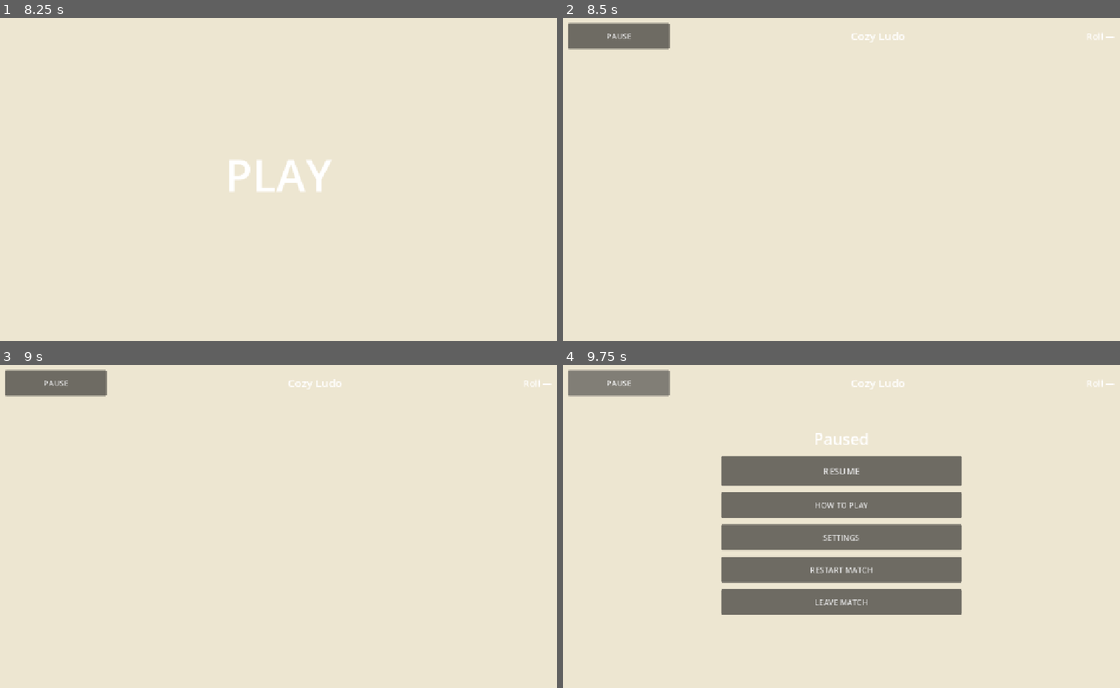
Above: before the commit, frames 1-4 (two rows, left to right).
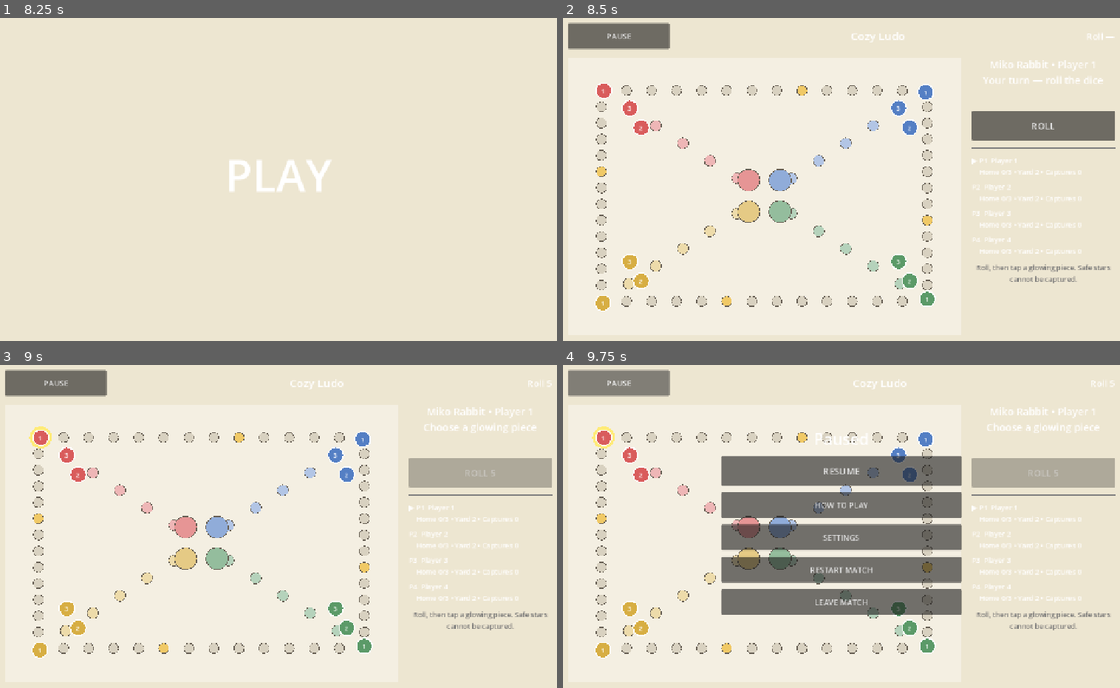
Above: after the commit, the same moments.

Repository: codehaivl-dotcom/CozyUni
Game: Godot game, scene res://scenes/app/AppRoot.tscn
Two runs of this game, one before a commit and one after it. Both use one fixed random seed, a clock stepped at 60 frames per second and the inputs below.
Inputs (mouse positions are in pixels of both pictures, inside the frame that each line leads up to):
- Up to frame 1 (8.25 s): click "Cozy Ludo BOARD PREVIEW 2–4 P…" at 0.5 s; click "PLAY" at 1.25 s; click "CONTINUE" at 2 s; click "START" at 2.75 s; click "NEXT" at 3.5 s; click "NEXT" at 4.25 s; click "NEXT" at 5 s; click "SKIP TUTORIAL" at 5.75 s; move the mouse to (406, 156) at 6.52 s; click (406, 156) at 6.67 s; move the mouse to (161, 192) at 7.27 s; click (161, 192) at 7.42 s; tap Enter at 8 s; move the mouse to (339, 101) at 8.02 s; click (339, 101) at 8.17 s
- Up to frame 2 (8.5 s): no input
- Up to frame 3 (9 s): click (479, 471) at 8.75 s, where only the run after the commit has a clickable "ROLL"
- Up to frame 4 (9.75 s): click "PAUSE" at 9.5 s

Frame 1 is identical in both runs. In frame 2, 7.5% of the frame differs, in the area x 5-100%, y 13-91%; in frame 3, 7.7%, in the area x 5-100%, y 4-91%; in frame 4, 7.3%.
Error before the commit: Parse Error: Cannot infer the type of "lane_color" variable because the value doesn't have a set type. (res://src/ui/ludo/ludo_board_view.gd:64)

Commit message:
Fix typed player color array for Godot 4.7.2

Diff:
--- a/src/ui/ludo/ludo_board_view.gd
+++ b/src/ui/ludo/ludo_board_view.gd
@@ -3,7 +3,7 @@
 
 signal piece_selected(piece_index: int)
 
-const PLAYER_COLORS := [
+const PLAYER_COLORS: Array[Color] = [
 	Color("d95c5c"),
 	Color("547fc4"),
 	Color("5b9a68"),
